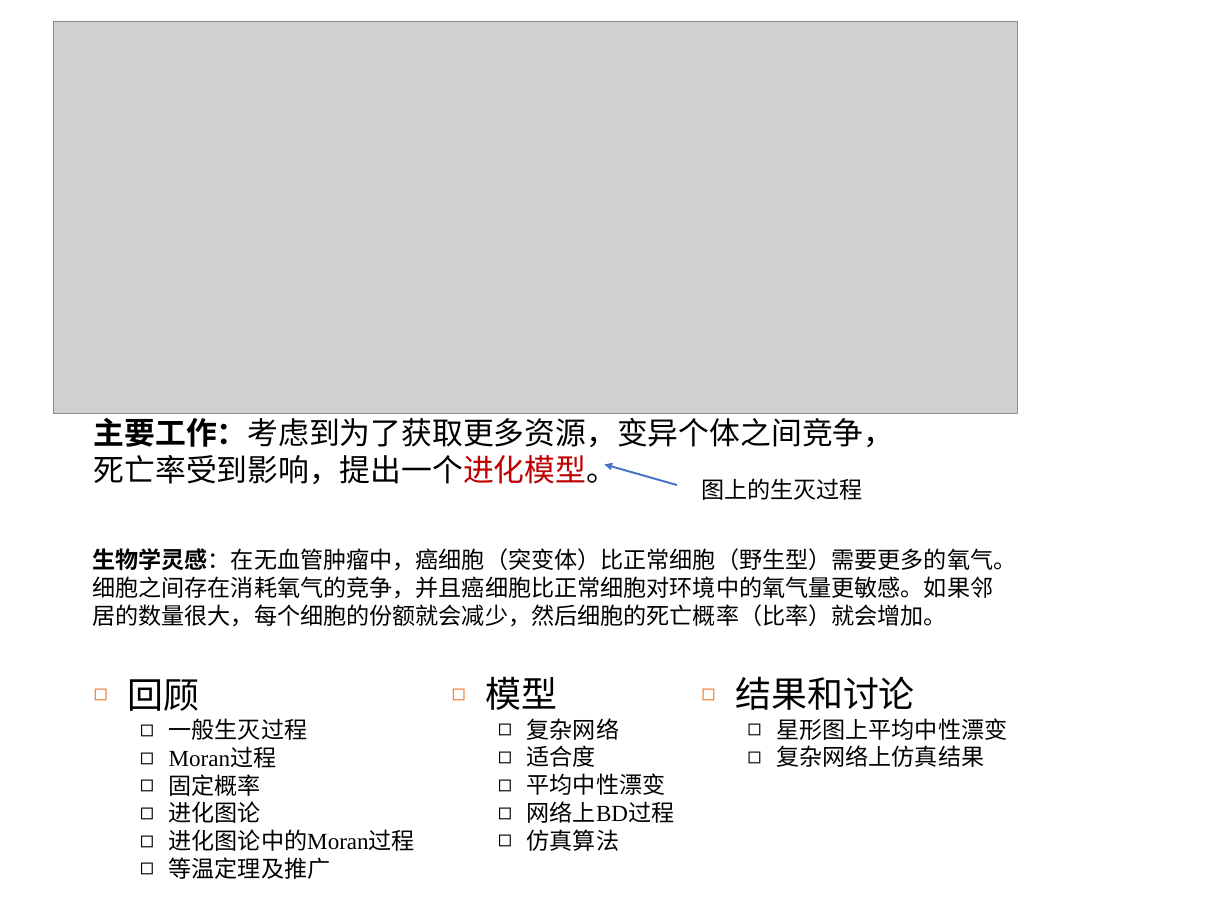
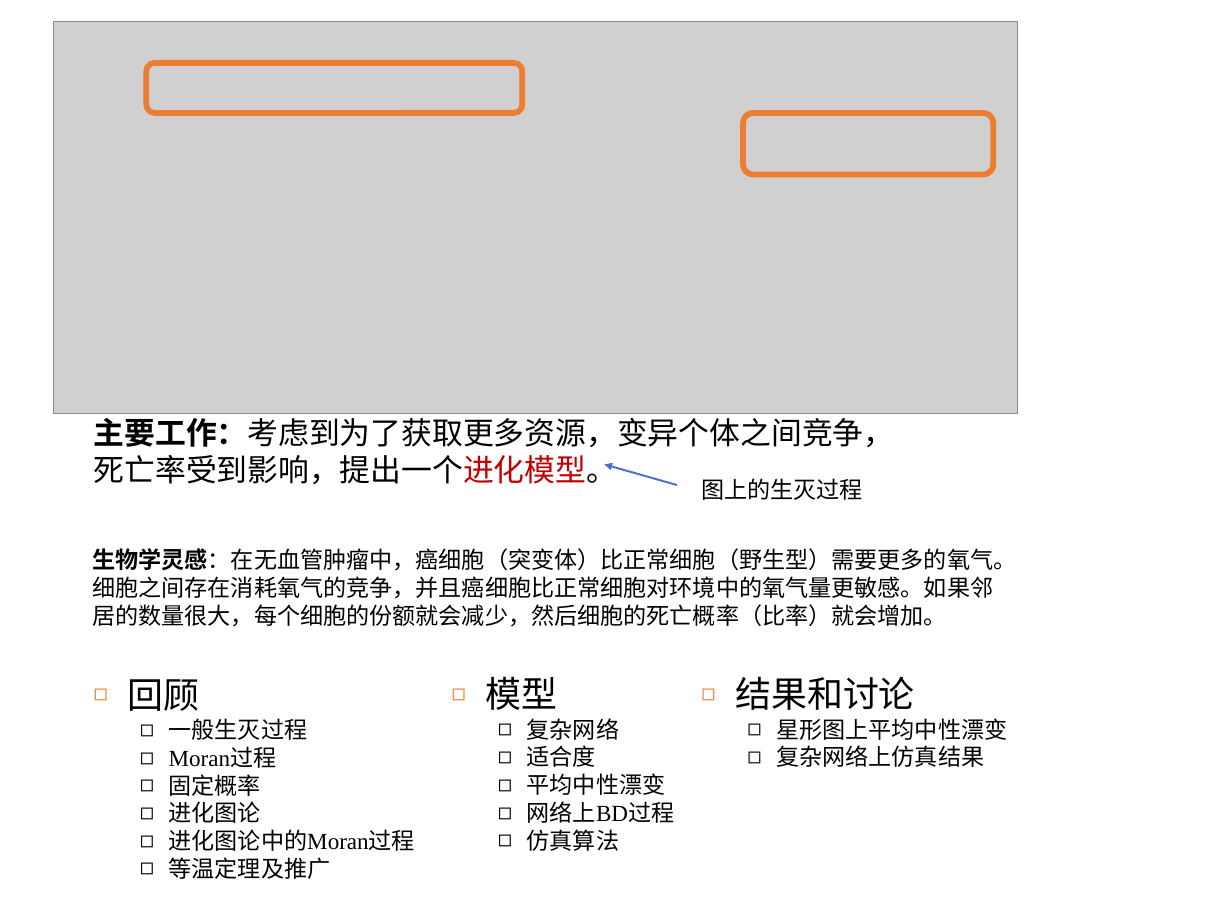
Before and after one commit to Tigerrr07/GNN-tiger, a slide deck: slide 1 of dynamics/pre.pptx. Drawn at 1232x924 pixels with LibreOffice and Linux fonts; fonts in the diff are those of the drawing; grey boxes stand for pictures. Boxes give left, top, right and bottom in pixels: in the first picture for what was removed or moved away, otherwise in the second. Text is boxed around its words. In the diff, an @@ line names an element or a change of style, - is before the commit and + after.

```diff
--- a/dynamics/pre.pptx
+++ b/dynamics/pre.pptx
@@ rounded rectangle added at (146,63,522,113), outline #ED7D31 4.5 pt @@
@@ rounded rectangle added at (743,113,994,175), outline #ED7D31 4.5 pt @@
```
Also in this commit, not shown: 1 other slide changed, 2 other files.
